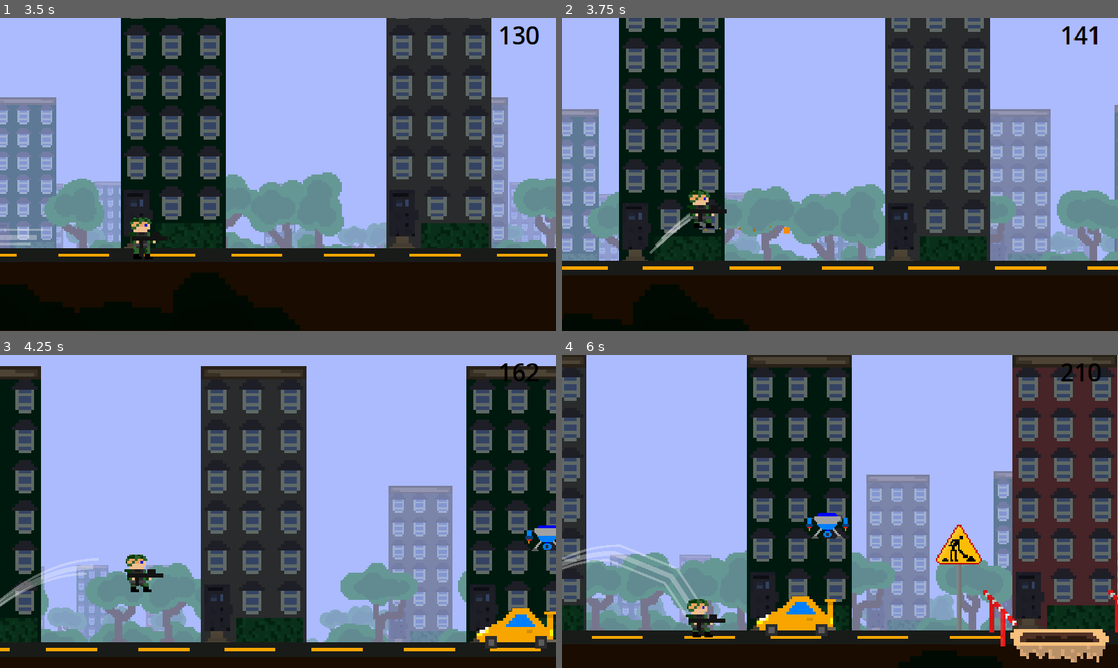
Above: before the commit, frames 1-4 (two rows, left to right).
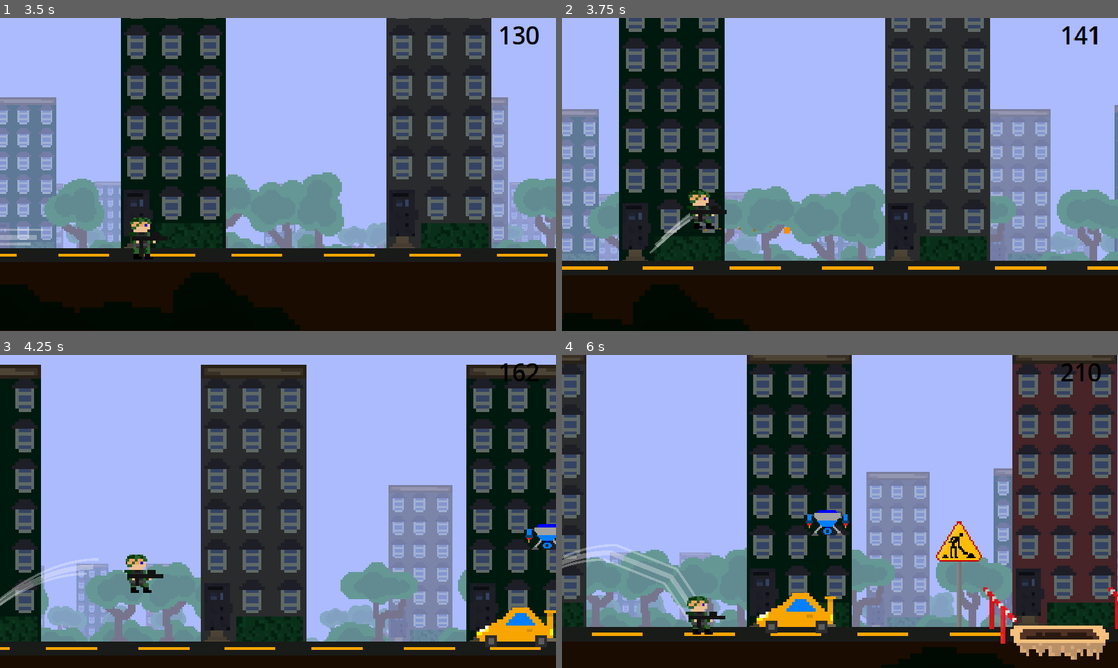
Above: after the commit, the same moments.

Repository: kir-55/Unstable
Game: Godot game, scene res://Scenes/menus/start_menu.tscn
Same seed, same stepped clock (60 frames per second), same inputs: the game is played once before the commit and once after it.
Inputs (mouse positions are in pixels of both pictures, inside the frame that each line leads up to):
- Up to frame 1 (3.5 s): click "Play" at 0.5 s; move the mouse to (400, 158) at 1.27 s; hold Space (up) 1.28-2.78 s; move the mouse to (166, 190) at 2.02 s; tap S (bottom) at 2.1 s; move the mouse to (333, 105) at 2.77 s; tap Shift (dash) at 2.85 s; tap Space (up) at 3.05 s
- Up to frame 2 (3.75 s): move the mouse to (812, 237) at 3.52 s; hold Space (up) from 3.53 s (still down); click (812, 237) at 3.6 s
- Up to frame 3 (4.25 s): keep holding Space (up)
- Up to frame 4 (6 s): move the mouse to (1006, 558) at 4.27 s; tap A (stop) at 4.35 s; move the mouse to (673, 464) at 5.02 s; release Space (up) at 5.03 s; tap Space (up) at 5.1, 5.27, 5.57 s; move the mouse to (867, 511) at 5.77 s; hold Space (up) from 5.78 s (still down); tap S (bottom) at 5.85 s

Frame 1 is identical in both runs. In frame 2, 0.6% of the frame differs, in the area x 0-98%, y 10-100%; in frame 3, 6.2%; in frame 4, 19%, in the area x 0-100%, y 0-100%.

Commit message:
fixed speed and jump bugs

Diff:
--- a/Scripts/Player.gd
+++ b/Scripts/Player.gd
@@ -100,8 +100,8 @@
 				is_jumping = true
 				velocity.y = JUMP_VELOCITY
 
-				if JUMP_VELOCITY > MAX_JUMP_VEL:
-					JUMP_VELOCITY -= 5
+				if JUMP_VELOCITY < MAX_JUMP_VEL:
+					JUMP_VELOCITY += 5
 
 		# Handle dropping down
 		if Input.is_action_just_pressed("bottom") and not is_on_floor():
--- a/Scripts/old_player/bullet.gd
+++ b/Scripts/old_player/bullet.gd
@@ -16,7 +16,7 @@
 	velocity = direction.normalized() * speed
 
 func _on_area_entered(body: Node) -> void:
-	if body and body.get_parent() and body.get_parent().get_node("HealthSystem"):
+	if body and body.get_parent() and body.get_parent().has_node("HealthSystem"):
 		body.get_parent().get_node("HealthSystem").take_damage(40)
 	queue_free()  # Destroy the bullet upon collision
 
